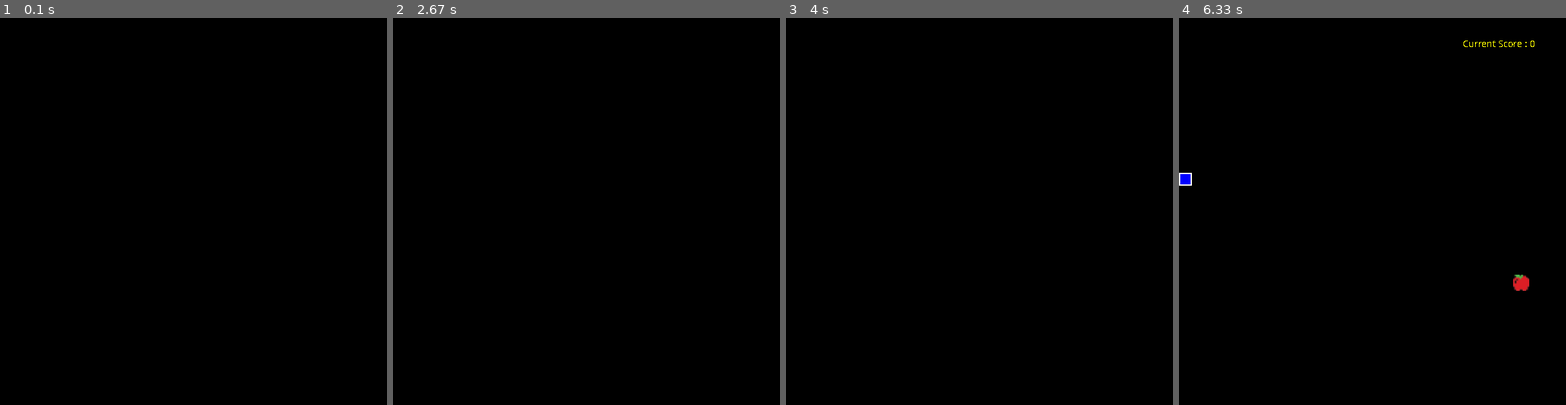
Above: before the commit, frames 1-4 (left to right).
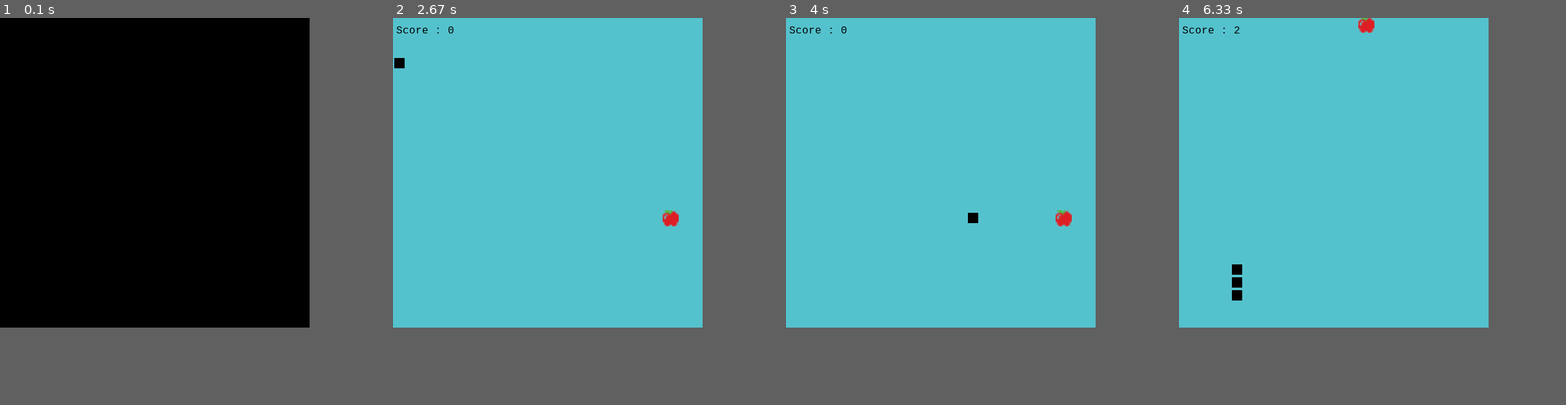
Above: after the commit, the same moments.

Repository: Dev91100/Automated_Snake_Game
Game: pygame game, started from A Star Algorithm/AStarGUI.py
The game is run twice, just before and just after one commit, with the same random seed, the same clock (stepped at 60 frames per second) and the same inputs.
Inputs:
- Up to frame 1 (0.1 s): no input
- Up to frame 2 (2.67 s): no input
- Up to frame 3 (4 s): no input
- Up to frame 4 (6.33 s): no input
The window is 600x600 before the commit and 480x480 after it. Grey fills any space a smaller window leaves; there, only what the larger window draws over its background counts as a difference.

The runs differ from the first frame. In frame 1, only the window size differs. In frame 2, 64% of the frame differs, in the area x 0-80%, y 0-80%; in frame 3, 64%; in frame 4, 64%, in the area x 0-92%, y 0-80%.

Commit message:
🔃 Adapted A* One to the preferred GUI
🔃 Changed some colors
🔃 Changed canvas size
➖ No more checkered design for simplicity

Diff:
--- a/A Star Algorithm/AStarGUI.py
+++ b/A Star Algorithm/AStarGUI.py
@@ -4,8 +4,8 @@
 
 pygame.init()
 
-sx = 600
-sy = 600
+sx = 480
+sy = 480
 screen = pygame.display.set_mode((sx, sy))
 done = False
 x = 0
@@ -13,7 +13,7 @@
 ev = 'r'
 fl = 0
 clock = pygame.time.Clock()
-color = (0, 128, 255)
+color = (0, 0, 0) #(Snake Tail Color)
 sp = {0: (x, y)}
 size = 1
 points = 0
@@ -138,19 +138,19 @@
                     open_list.append(child)
 
 
-def newScore(sc):
-    f = open("score.txt", "w")
-    f.write(sc)
-    f.close()
+# def newScore(sc):
+#     f = open("score.txt", "w")
+#     f.write(sc)
+#     f.close()
 
 
 pygame.font.init()
-myfont = pygame.font.SysFont('Comic Sans MS', 15)
+myfont = pygame.font.SysFont("monospace",16)
 
 
 def drawbox(x, y, col=color):
     pygame.draw.rect(screen, col, pygame.Rect(x, y, 20, 20))
-    pygame.draw.rect(screen, (255, 255, 255), pygame.Rect(x, y, 20, 20), 2)
+    pygame.draw.rect(screen, (84,194,205), pygame.Rect(x, y, 20, 20), 2) #(Block border in snake)
 
 
 def randomSnack():
@@ -187,7 +187,7 @@
     print(path)
     return path
 
-
+#Screen color
 screen.fill((0, 0, 0))
 con = 0
 # pygame.mixer.music.load('sound/disfigure_blank.mp3')
@@ -198,7 +198,7 @@
     # if max_sc < points:
     #     max_sc = points
     screen.blit(pygame.image.load('apple.png'), (rx - 2, ry - 2))
-    textsurface = myfont.render("Current Score : " + str(points), False, (255, 255, 0))
+    textsurface = myfont.render("Score : " + str(points), 1, (0, 0, 0))
     # textsurface2 = myfont.render("Max Score : " + str(max_sc), False, (255, 255, 0))
     screen.blit(textsurface, (sx - 160, 30))
     # screen.blit(textsurface2, (sx - 160, 10))
@@ -241,13 +241,13 @@
         continue
     for j in path:
         fl = 0
-        screen.fill((0, 0, 0))
+        screen.fill((84,194,205)) #Background color
         # if max_sc < points:
         #     max_sc = points
         screen.blit(pygame.image.load('apple.png'), (rx - 2, ry - 2))
-        textsurface = myfont.render("Current Score : " + str(points), False, (255, 255, 0))
+        textsurface = myfont.render("Score : " + str(points), 1, (0, 0, 0))
         # textsurface2 = myfont.render("Max Score : " + str(max_sc), False, (255, 255, 0))
-        screen.blit(textsurface, (sx - 160, 30))
+        screen.blit(textsurface, (5, 10))
         # screen.blit(textsurface2, (sx - 160, 10))
         nx, ny = sp[0]
         nx1, ny1 = j
@@ -259,16 +259,16 @@
             drawbox(nx, ny, color)
             tx, ty = sp[i - 1]
             sp[i] = (tx, ty)
-        drawbox(nx1, ny1, (0, 0, 255))
+        drawbox(nx1, ny1, (0, 0, 0)) #snake head color
         pygame.display.flip()
-        clock.tick(60)
+        clock.tick(20)
         x, y = sp[0]
         if x == rx and y == ry:
             sp[size] = (rx + 1, ry + 1)
             rx, ry = randomSnack()
             if size < 5000:
                 size += 1
-            points += 10
+            points += 1
             # pygame.mixer.Channel(1).set_volume(0.5)
             # pygame.mixer.Channel(1).play(pygame.mixer.Sound('sound/hit.wav'))
     # print(sp)
--- a/pygame/GoalBasedAgentSnakePygame.py
+++ b/pygame/GoalBasedAgentSnakePygame.py
@@ -91,7 +91,7 @@
         for x in range(0, int(grid_width)):
             if (x+y)%2 == 0:
                 r = pygame.Rect((x*gridsize, y*gridsize), (gridsize,gridsize))
-                pygame.draw.rect(surface,(93,216,228), r)
+                pygame.draw.rect(surface,(84,194,205), r)
             else:
                 rr = pygame.Rect((x*gridsize, y*gridsize), (gridsize,gridsize))
                 pygame.draw.rect(surface, (84,194,205), rr)
@@ -123,7 +123,7 @@
     myfont = pygame.font.SysFont("monospace",16)
 
     while (True):
-        clock.tick(10)
+        clock.tick(20)
         snake.handle_keys()
         drawGrid(surface)
         snake.move()
@@ -134,7 +134,7 @@
         snake.draw(surface)
         food.draw(surface)
         screen.blit(surface, (0,0))
-        text = myfont.render("Score {0}".format(snake.score), 1, (0,0,0))
+        text = myfont.render("Score : {0}".format(snake.score), 1, (0,0,0))
         screen.blit(text, (5,10))
         snake.turn(GOAL_BASED_AGENT(snake.get_head_position()))
         pygame.display.update()
